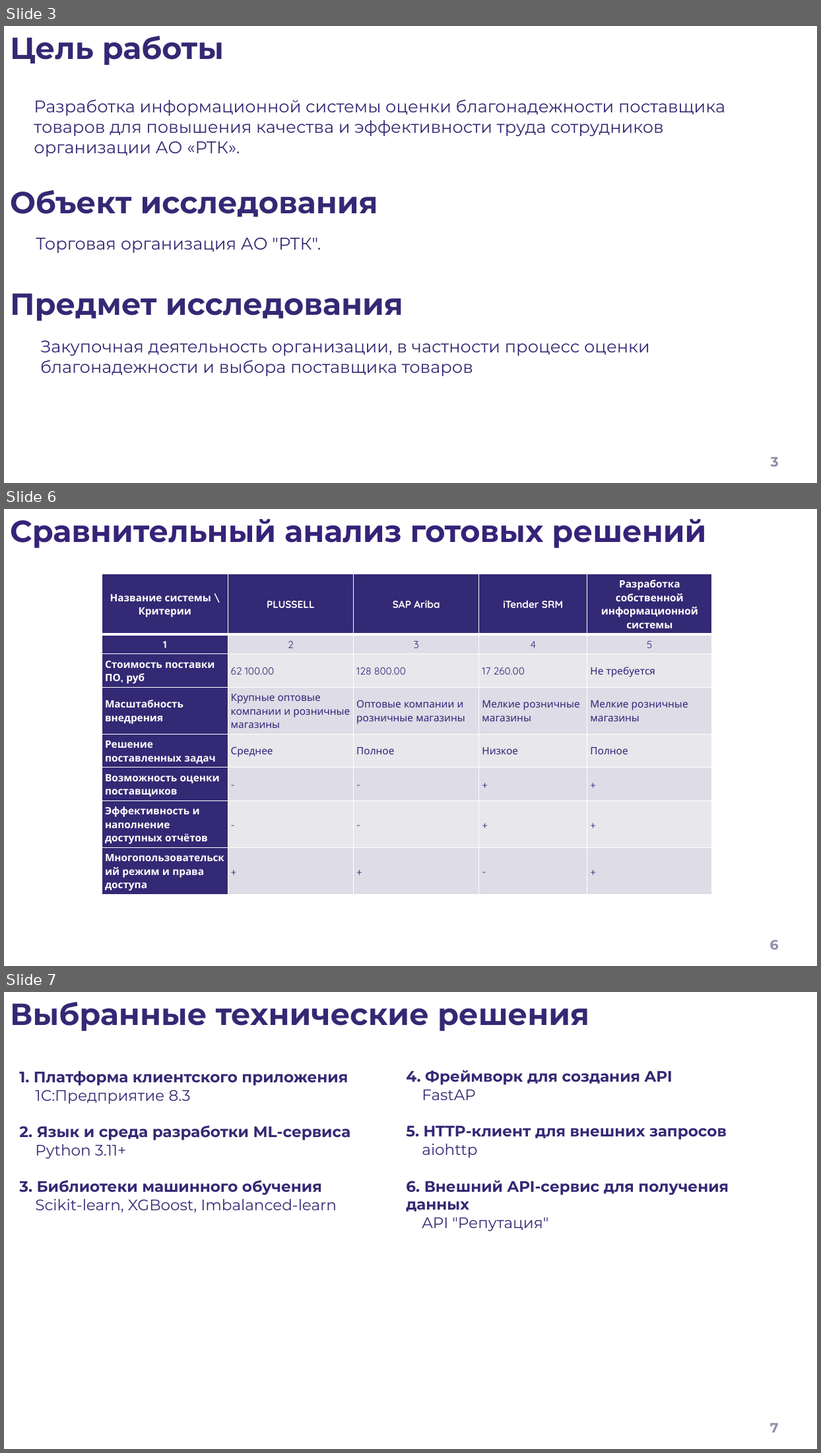
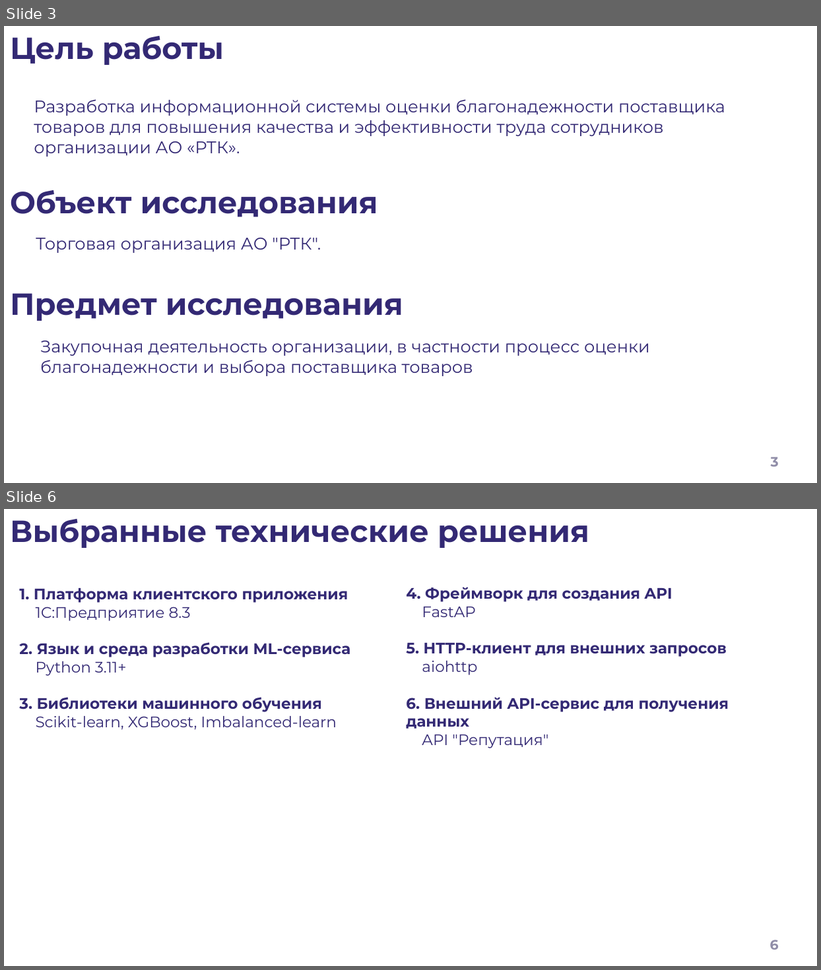
Before and after one commit to lilvolcanointhenighttime/diplom, a slide deck: Презентация.pptx. Shown one above the other, each under a label of ours: slides 3, 6 and 7 before the commit, slides 3 and 6 after it; the slides between them are not shown. The pictures are 821x1453 and 821x970 pixels, drawn with LibreOffice and Linux fonts; fonts in the diff are those of the drawing; background and template pictures are left out. Boxes give left, top, right and bottom in pixels: in the first picture for what was removed or moved away, otherwise in the second. Text is boxed around its words. In the diff, an @@ line names an element or a change of style, - is before the commit and + after.

```diff
--- a/Презентация.pptx
+++ b/Презентация.pptx
@@ slide 6 removed at box(4, 509, 817, 966), background #FFFFFF @@
@@ title removed at box(10, 519, 706, 548) @@
-Сравнительный анализ готовых решений
@@ table removed at box(102, 574, 712, 894), 8 rows, 5 columns @@
-Название системы \ / Критерии | PLUSSELL | SAP Ariba | iTender SRM | Разработка собственной информационной системы
-1 | 2 | 3 | 4 | 5
-Стоимость поставки ПО, руб | 62 100.00 | 128 800.00 | 17 260.00 | Не требуется
-Масштабность внедрения | Крупные оптовые компании и розничные магазины | Оптовые компании и розничные магазины | Мелкие розничные магазины | Мелкие розничные магазины
-Решение поставленных задач | Среднее | Полное | Низкое | Полное
-Возможность оценки поставщиков | - | - | + | +
-Эффективность и наполнение доступных отчётов | - | - | + | +
-Многопользовательский режим и права доступа | + | + | - | +
@@ page number removed at box(770, 940, 779, 950) @@
-6
@@ what was slide 7 is now slide 6 @@
@@ page number at box(770, 940, 779, 950): text changed @@
-7
+6
```
Also in this commit, not shown: 7 other files.
